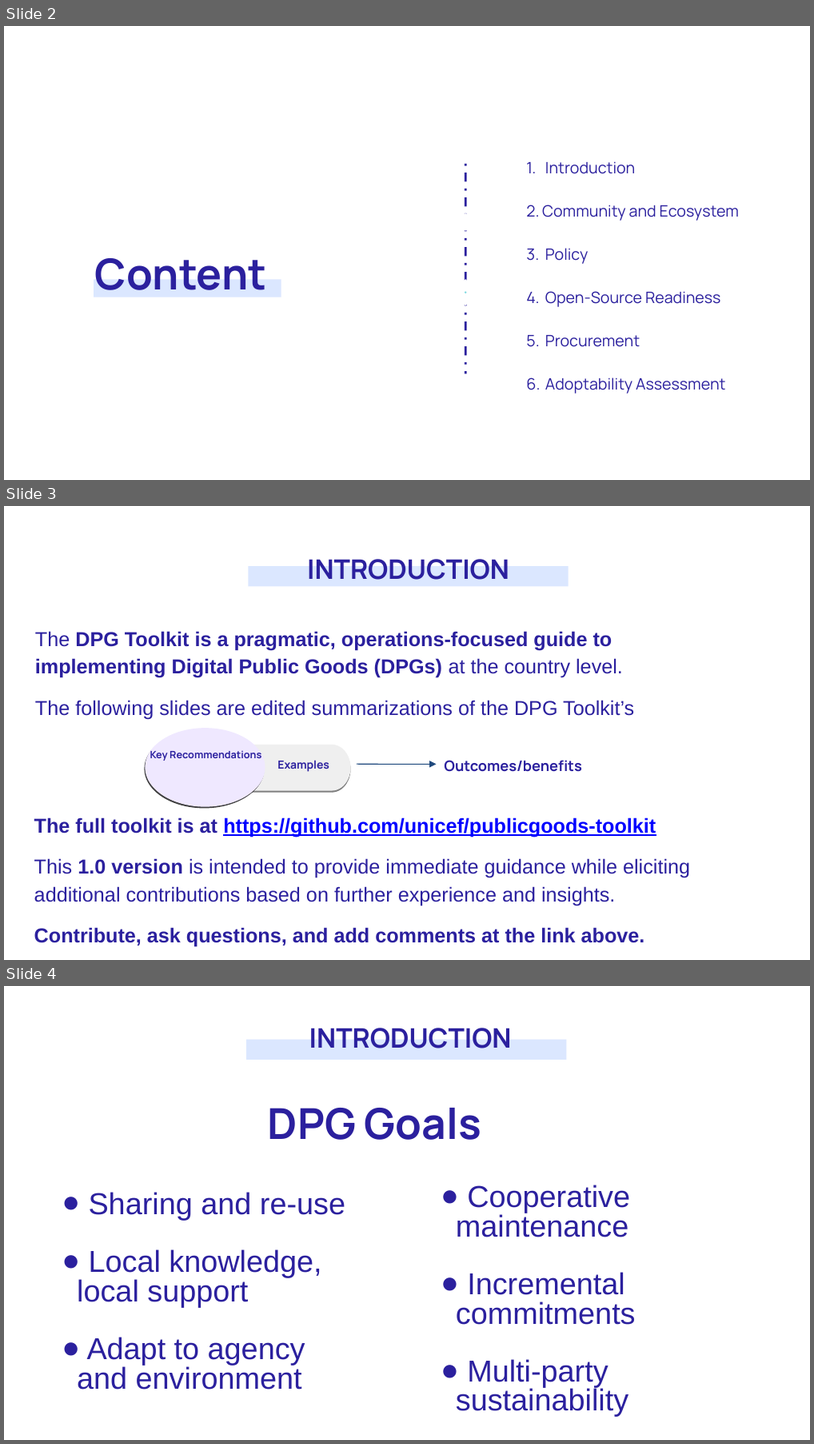
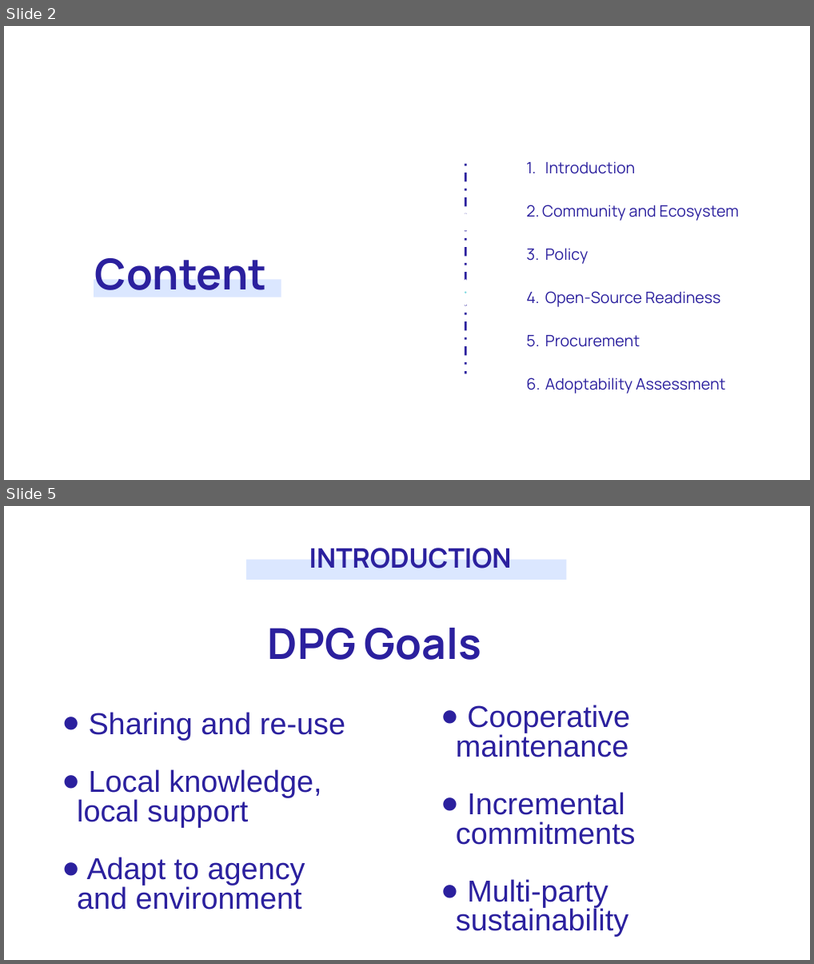
Before and after one commit to unicef/publicgoods-toolkit, a slide deck: dpg-toolkit-overview.odp. Shown one above the other, each under a label of ours: slides 2, 3 and 4 before the commit, slides 2 and 5 after it; the slides between them are not shown. The pictures are 814x1444 and 814x964 pixels, drawn with LibreOffice and Linux fonts; fonts in the diff are those of the drawing. Boxes give left, top, right and bottom in pixels: in the first picture for what was removed or moved away, otherwise in the second. Text is boxed around its words. In the diff, an @@ line names an element or a change of style, - is before the commit and + after.

```diff
--- a/dpg-toolkit-overview.odp
+++ b/dpg-toolkit-overview.odp
@@ slide 3 removed at box(4, 506, 810, 960), background #FFFFFF @@
@@ rectangle removed at box(248, 567, 569, 587) @@
@@ text removed at box(307, 559, 510, 580) @@
-INTRODUCTION
@@ text removed at box(35, 631, 634, 720) @@
-The DPG Toolkit is a pragmatic, operations-focused guide to implementing Digital Public Goods (DPGs) at the country level.
-The following slides are edited summarizations of the DPG Toolkit’s
@@ ellipse removed at box(145, 728, 266, 807) @@
@@ flow chart online storage removed at box(238, 744, 351, 791) @@
@@ text removed at box(150, 751, 262, 760) @@
-Key Recommendations
@@ text removed at box(278, 760, 330, 772) @@
-Examples
@@ arrow removed from (356, 764) to (436, 764) @@
@@ text removed at box(444, 760, 582, 772) @@
-Outcomes/benefits
@@ text removed at box(34, 817, 690, 947) @@
-The full toolkit is at https://github.com/unicef/publicgoods-toolkit
-This 1.0 version is intended to provide immediate guidance while eliciting additional contributions based on further experience and insights.
-Contribute, ask questions, and add comments at the link above.
@@ what was slide 4 is now slide 5 @@
```
Also in this commit, not shown: 7 slides changed, 2 slides added.
